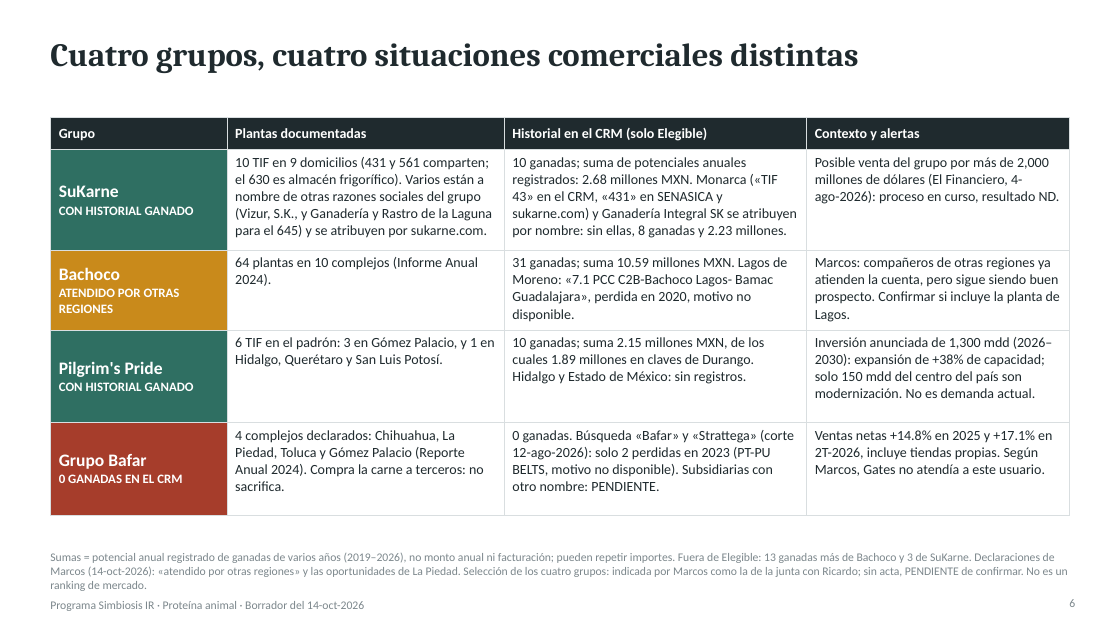
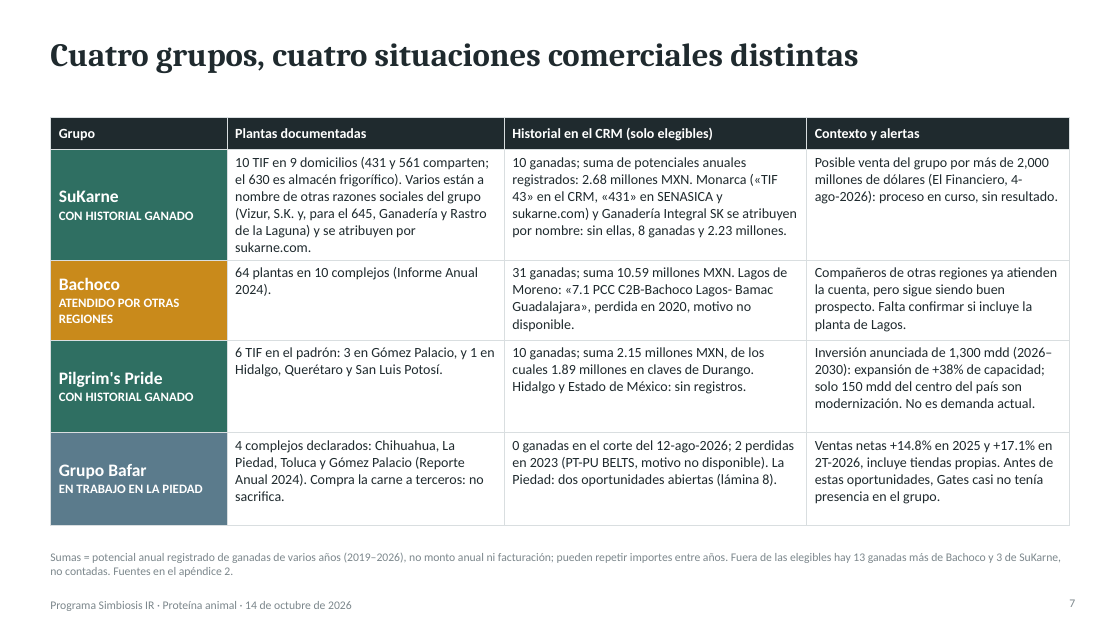
Before and after one commit to Marckqalex/Simbiosis-IR, a slide deck: slide 7 of entregables/Simbiosis_IR_Proteina_Animal_Entregable1.pptx (slide 6 before the commit). Drawn at 1120x630 pixels with LibreOffice and Linux fonts; fonts in the diff are those of the drawing. Boxes give left, top, right and bottom in pixels: in the first picture for what was removed or moved away, otherwise in the second. Text is boxed around its words. In the diff, an @@ line names an element or a change of style, - is before the commit and + after.

```diff
--- a/entregables/Simbiosis_IR_Proteina_Animal_Entregable1.pptx
+++ b/entregables/Simbiosis_IR_Proteina_Animal_Entregable1.pptx
@@ table at [50,118,1070,508] @@
-row 1, column 3: Historial en el CRM (solo Elegible)
+row 1, column 3: Historial en el CRM (solo elegibles)
-row 2, column 2: 10 TIF en 9 domicilios (431 y 561 comparten; el 630 es almacén frigorífico). Varios están a nombre de otras razones sociales del grupo (Vizur, S.K., y Ganadería y Rastro de la Laguna para el 645) y se atribuyen por sukarne.com.
+row 2, column 2: 10 TIF en 9 domicilios (431 y 561 comparten; el 630 es almacén frigorífico). Varios están a nombre de otras razones sociales del grupo (Vizur, S.K. y, para el 645, Ganadería y Rastro de la Laguna) y se atribuyen por sukarne.com.
-row 2, column 4: Posible venta del grupo por más de 2,000 millones de dólares (El Financiero, 4-ago-2026): proceso en curso, resultado ND.
+row 2, column 4: Posible venta del grupo por más de 2,000 millones de dólares (El Financiero, 4-ago-2026): proceso en curso, sin resultado.
-row 3, column 4: Marcos: compañeros de otras regiones ya atienden la cuenta, pero sigue siendo buen prospecto. Confirmar si incluye la planta de Lagos.
+row 3, column 4: Compañeros de otras regiones ya atienden la cuenta, pero sigue siendo buen prospecto. Falta confirmar si incluye la planta de Lagos.
-row 5: Grupo Bafar / 0 GANADAS EN EL CRM | 4 complejos declarados: Chihuahua, La Piedad, Toluca y Gómez Palacio (Reporte Anual 2024). Compra la carne a terceros: no sacrifica. | 0 ganadas. Búsqueda «Bafar» y «Strattega» (corte 12-ago-2026): solo 2 perdidas en 2023 (PT-PU BELTS, motivo no disponible). Subsidiarias con otro nombre: PENDIENTE. | Ventas netas +14.8% en 2025 y +17.1% en 2T-2026, incluye tiendas propias. Según Marcos, Gates no atendía a este usuario.
+row 5: Grupo Bafar / EN TRABAJO EN LA PIEDAD | 4 complejos declarados: Chihuahua, La Piedad, Toluca y Gómez Palacio (Reporte Anual 2024). Compra la carne a terceros: no sacrifica. | 0 ganadas en el corte del 12-ago-2026; 2 perdidas en 2023 (PT-PU BELTS, motivo no disponible). La Piedad: dos oportunidades abiertas (lámina 8). | Ventas netas +14.8% en 2025 y +17.1% en 2T-2026, incluye tiendas propias. Antes de estas oportunidades, Gates casi no tenía presencia en el grupo.
@@ fill #A63D2B to #5B7B8C in row 5, column 1 @@
@@ text at [50,553,1061,577]: text changed @@
-Sumas = potencial anual registrado de ganadas de varios años (2019–2026), no monto anual ni facturación; pueden repetir importes. Fuera de Elegible: 13 ganadas más de Bachoco y 3 de SuKarne. Declaraciones de Marcos (14-oct-2026): «atendido por otras regiones» y las oportunidades de La Piedad. Selección de los cuatro grupos: indicada por Marcos como la de la junta con Ricardo; sin acta, PENDIENTE de confirmar. No es un ranking de mercado.
+Sumas = potencial anual registrado de ganadas de varios años (2019–2026), no monto anual ni facturación; pueden repetir importes entre años. Fuera de las elegibles hay 13 ganadas más de Bachoco y 3 de SuKarne, no contadas. Fuentes en el apéndice 2.
@@ page number at [1069,599,1075,607]: text changed @@
-6
+7
@@ text at [50,601,352,611]: text changed @@
-Programa Simbiosis IR · Proteína animal · Borrador del 14-oct-2026
+Programa Simbiosis IR · Proteína animal · 14 de octubre de 2026
```
Also in this commit, not shown: 9 other slides changed, 4 slides added, 1 slide removed, 1 other file.
